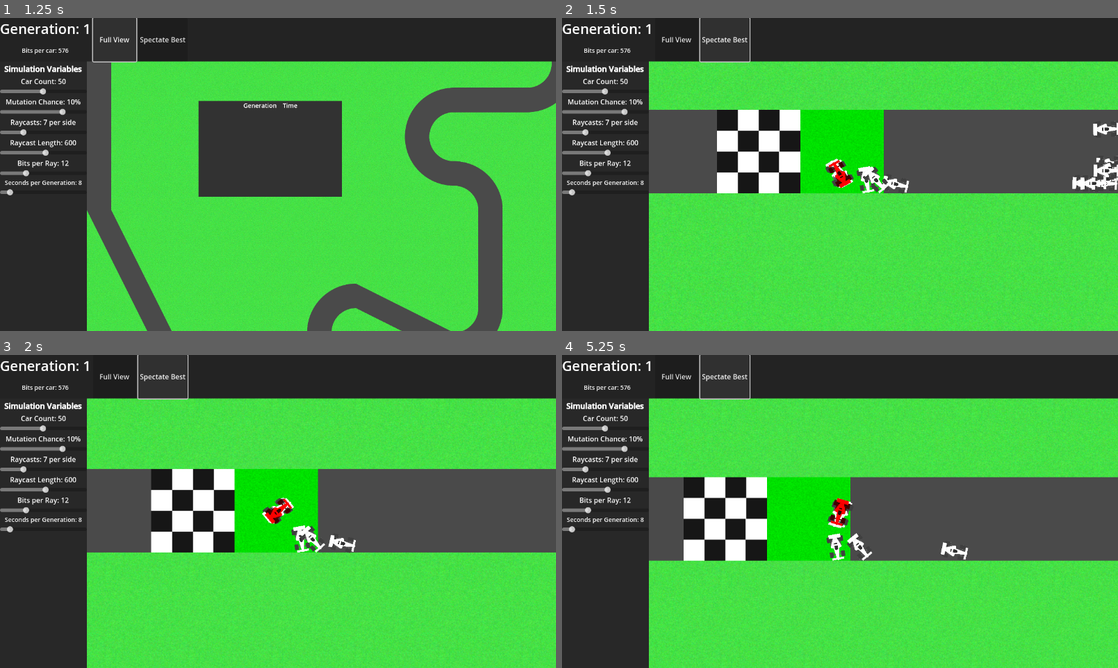
Above: before the commit, frames 1-4 (two rows, left to right).
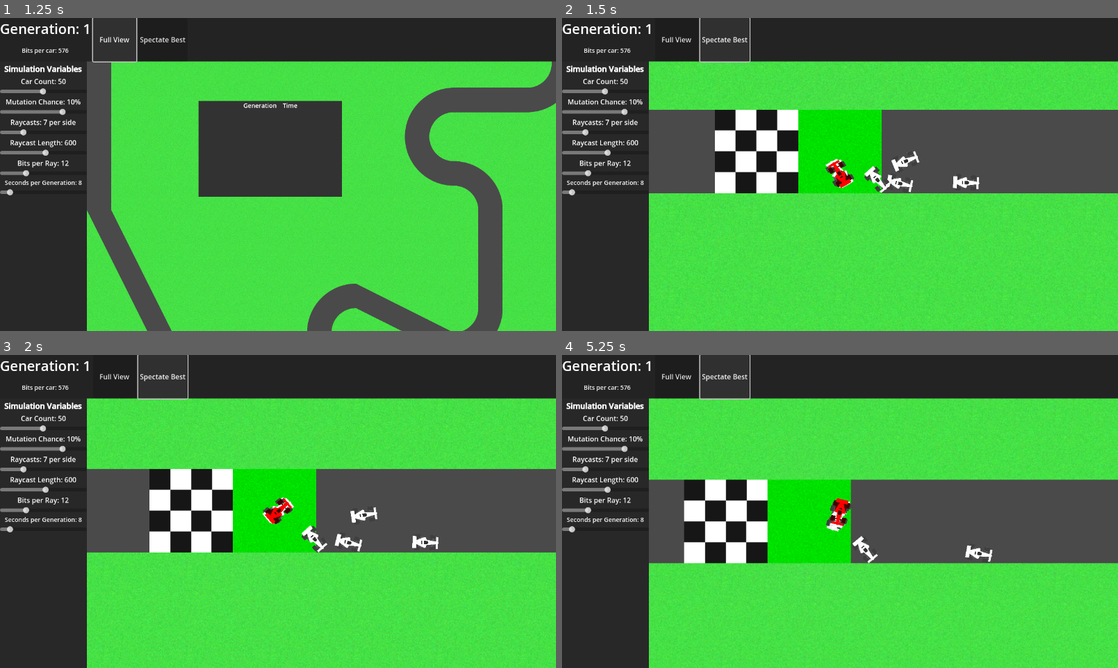
Above: after the commit, the same moments.

Repository: Seerban/Genetic-Self-Driving
Game: Godot game, scene res://Nodes/base.tscn
The game is run twice, just before and just after one commit, with the same random seed, the same clock (stepped at 60 frames per second) and the same inputs.
Inputs:
- Up to frame 1 (1.25 s): click "Full View" at 0.5 s
- Up to frame 2 (1.5 s): click "Spectate Best" at 1.25 s
- Up to frame 3 (2 s): no input
- Up to frame 4 (5.25 s): click "Full View" at 2 s; click "Spectate Best" at 2.75 s; click "Full View" at 3.5 s; click "Spectate Best" at 4.25 s

Frame 1 is identical in both runs. In frame 2, 2.2% of the frame differs, in the area x 15-100%, y 14-99%; in frame 3, 1.6%; in frame 4, 3.4%.

Commit message:
Added backtrack prevention

Diff:
--- a/Scripts/base.gd
+++ b/Scripts/base.gd
@@ -7,13 +7,16 @@
 @export var camera_mode := 0
 var best_car : Car
 
+
 @onready var cars = []
 @onready var track = $Track
 @onready var camera = $Camera
 @onready var ui = $UI
 
+# generation variables
 @export var generation = 0
 @export var car_count = 50
+# car variables
 @export var rays = 7 # per side + 1 middle
 @export var bits_accuracy = 12
 @export var ray_len = 600
--- a/Scripts/car.gd
+++ b/Scripts/car.gd
@@ -5,14 +5,16 @@
 
 @export var code : String # genetic binary code
 @export var distance : float = 0 # distance travelled
+var visited_tiles : Array[Vector2i]
+var last_tile := Vector2i.ZERO
 
 var acceleration = 1 # linear acceleration to top_speed
 var brake_factor = 5 # multiplier to backwards acceleration under braking
 var top_speed = 1000
 var max_turn = 3 # turning multiplier
 var turn_speed_factor = 2 # speed negative influence over turning (1 = no turning at maxspeed)
-var front_aero = 0.99 # forward damping
-var side_aero = 0.9 # sideways damping
+var front_aero = 1 # forward damping
+var side_aero = 1 # sideways damping
 
 var penalty_remaining = 0 # penalty to top speed for bad behaviour
 var penalty_factor = 0.15
@@ -96,11 +98,21 @@
 		accel_factor += i.get_accel_factor()
 	accel(accel_factor)
 
+func get_tile_pos() -> Vector2i:
+	return track.local_to_map(position/2)
+
+func disable():
+	acceleration = 0
+	max_turn = 0
+	velocity = Vector2.ZERO
+	distance = 0
+
 func _physics_process(delta: float) -> void:
 	forces()
 	turn_process()
 	accel_process()
 
+	# Add distance travelled
 	distance += velocity.dot( Vector2(1, 0).rotated( rotation ) )
 	penalty_remaining -= delta
 
@@ -108,6 +120,14 @@
 		velocity = get_last_slide_collision().get_normal() * velocity.length() * 0.3
 		penalty_remaining = 3 # Crashing penalty
 
-	if track.local_to_map(position/2) == track.end_cell:
+	# Check for finish line
+	if get_tile_pos() == track.end_cell:
 		if not base.initializing:
 			base.next_gen(self)
+
+	# Check for backtracking
+	if get_tile_pos() != last_tile:
+		last_tile = get_tile_pos()
+		if last_tile in visited_tiles:
+			disable()
+		visited_tiles.append(last_tile)
